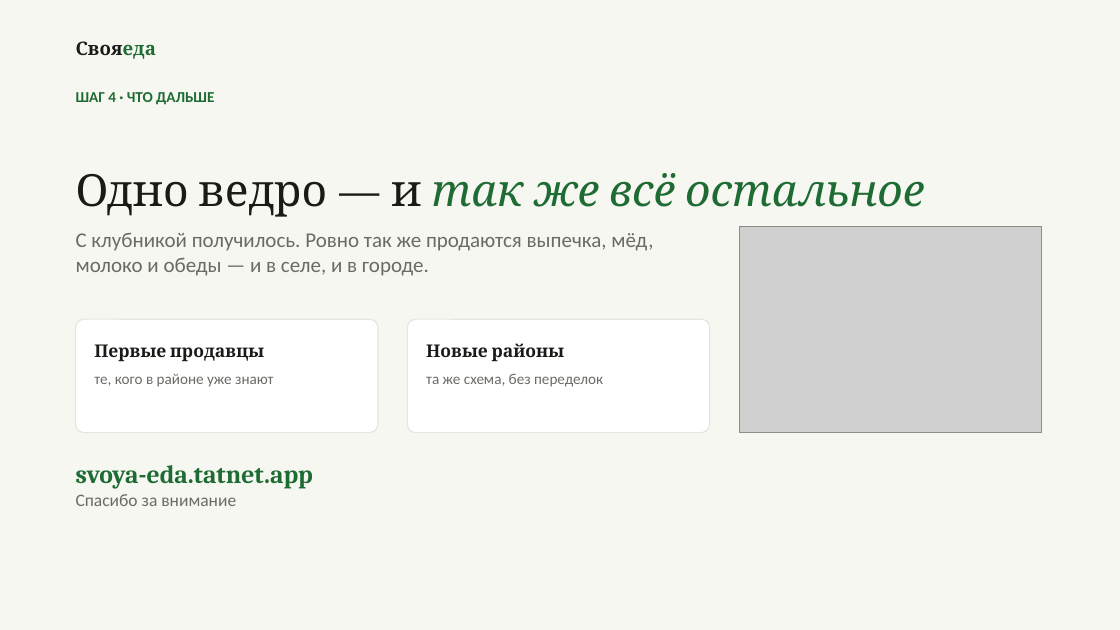
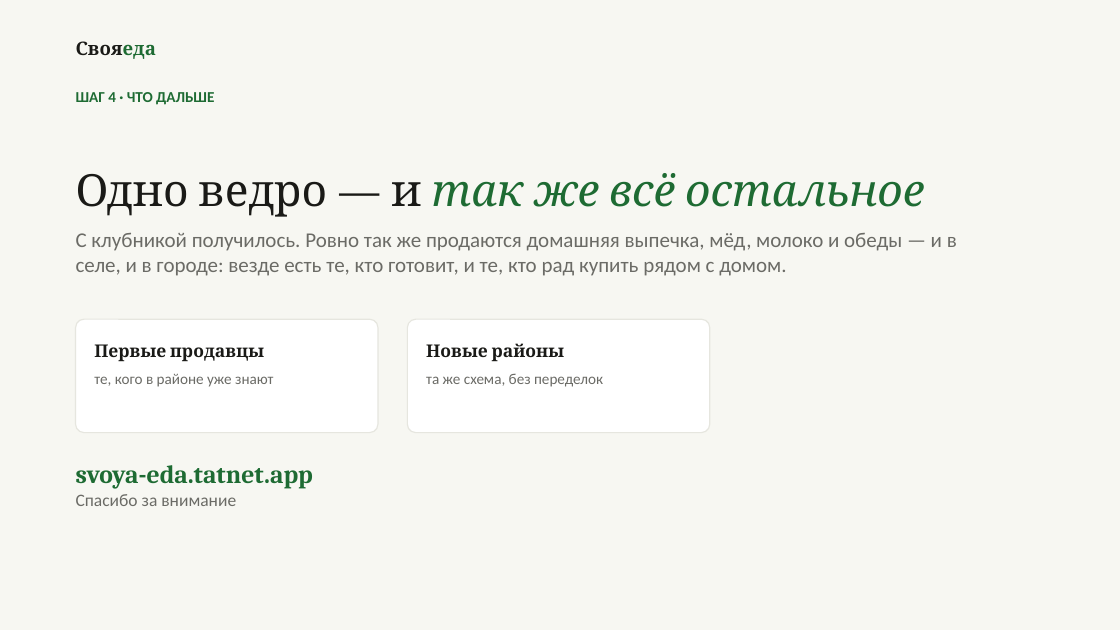
Before and after one commit to amirfazulen-byte/project, a slide deck: slide 5 of deck/СвояЕда.pptx. Drawn at 1120x630 pixels with LibreOffice and Linux fonts; fonts in the diff are those of the drawing; grey boxes stand for pictures. Boxes give left, top, right and bottom in pixels: in the first picture for what was removed or moved away, otherwise in the second. Text is boxed around its words. In the diff, an @@ line names an element or a change of style, - is before the commit and + after.

```diff
--- a/deck/СвояЕда.pptx
+++ b/deck/СвояЕда.pptx
@@ text at (76,233,957,276): text changed @@
-С клубникой получилось. Ровно так же продаются выпечка, мёд,
-молоко и обеды — и в селе, и в городе.
+С клубникой получилось. Ровно так же продаются домашняя выпечка, мёд, молоко и обеды — и в селе, и в городе: везде есть те, кто готовит, и те, кто рад купить рядом с домом.
@@ picture removed at (739,227,1042,433) @@
```
Also in this commit, not shown: 1 other slide changed, 5 other files.
